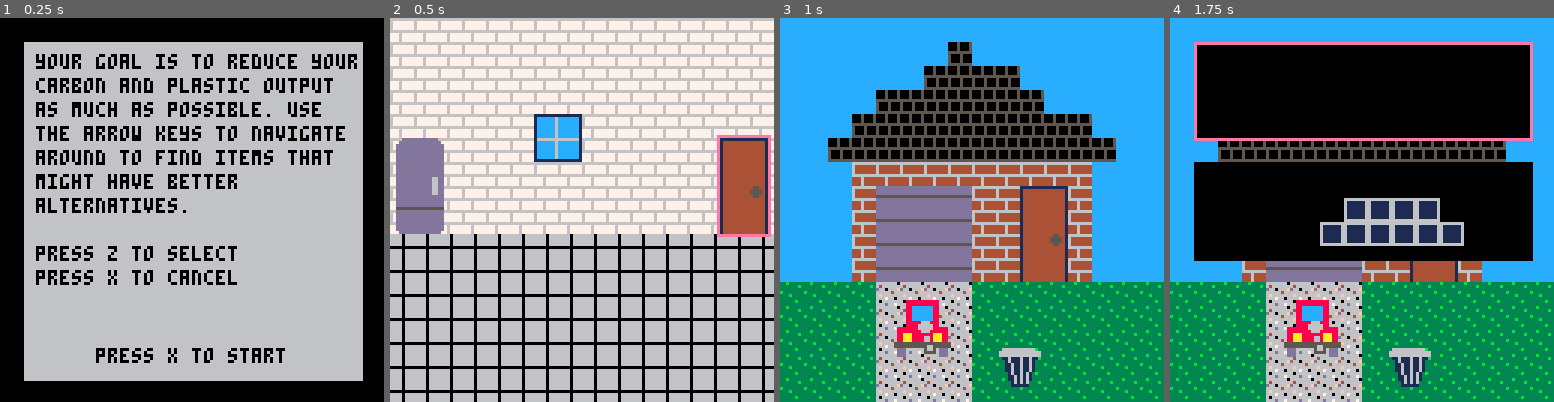
Above: before the commit, frames 1-4 (left to right).
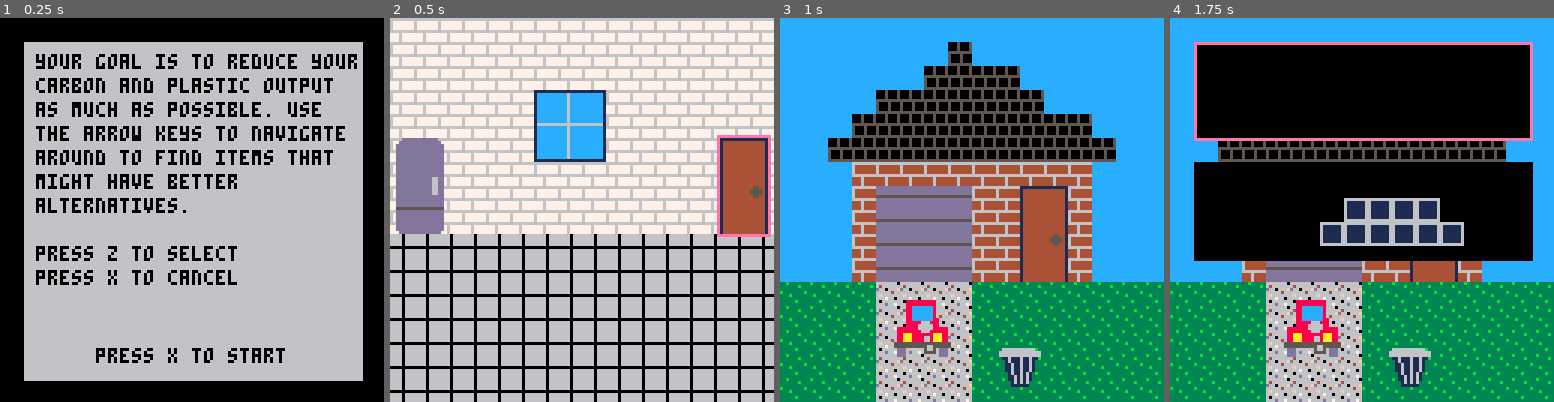
Above: after the commit, the same moments.

Repository: EmilyRagan/senior-project
Game: PICO-8 cartridge carts/home.p8
Same seed, same stepped clock (60 frames per second), same inputs: the game is played once before the commit and once after it.
Inputs:
- Up to frame 1 (0.25 s): no input
- Up to frame 2 (0.5 s): tap X (X key) at 0.33 s
- Up to frame 3 (1 s): tap O (Z key) at 0.7 s
- Up to frame 4 (1.75 s): tap X (X key) at 1.07 s; hold Right from 1.6 s (still down); tap O (Z key) at 1.7 s

Frame 1 is identical in both runs. In frame 2, 2.4% of the frame differs, in the area x 37-57%, y 18-38%; in frame 3, less than 0.1%; in frame 4, less than 0.1%.

Commit message:
make window bigger

Diff:
--- a/carts/home.p8
+++ b/carts/home.p8
@@ -575,9 +575,9 @@
 020202020202020202020202020202020f0f0f0f0f0f0f0f0f0f0f0f0f0f0f0f404040404040404040404040404040404040404040404040404040404040404040404040404040404040404040404040404040404040404040404040404040404040404040404040400000000000000000000000000000000000000000000000
 020202020202020302020202020202020f0f0f0f0f0f0f0f0f0f0f0f0f0f0f0f404040404040404040404040404040404040404040404040404040404040404040404040404040404040404040404040404040404040404040404040404040404040404040404040400000000000000000000000000000000000000000000000
 020202020202030303030202020202020f0f0f0f0f0f0f0f0f0f0f0f0f0f0f0f404040404040404040404040404040404040404040404040404040404040404040404040404040404040404040404040404040404040404040404040404040404040404040404040400000000000000000000000000000000000000000000000
-020202020303030303030302020202020f0f0f0f0f0f0f0f0f0f0f0f0f0f0f0f404040404040404040404040404040404040404040404040404040404040404040404040404040404040404040404040404040404040404040404040404040404040404040404040400000000000000000000000000000000000000000000000
-020202030303030303030303030202020f0f0f0f0f0f27280f0f0f0f0f0f0f0f404040404040404040404040404040404040404040404040404040404040404040404040404040404040404040404040404040404040404040404040404040404040404040404040400000000000000000000000000000000000000000000000
-020203030303030303030303030302020f0f0f0f0f0f37380f0f0f0f0f0f0f0f404040404040404040404040404040404040404040404040404040404040404040404040404040404040404040404040404040404040404040404040404040404040404040404040400000000000000000000000000000000000000000000000
+020202020303030303030302020202020f0f0f0f0f0f1b1c1d0f0f0f0f0f0f0f404040404040404040404040404040404040404040404040404040404040404040404040404040404040404040404040404040404040404040404040404040404040404040404040400000000000000000000000000000000000000000000000
+020202030303030303030303030202020f0f0f0f0f0f2b2c2d0f0f0f0f0f0f0f404040404040404040404040404040404040404040404040404040404040404040404040404040404040404040404040404040404040404040404040404040404040404040404040400000000000000000000000000000000000000000000000
+020203030303030303030303030302020f0f0f0f0f0f3b3c3d0f0f0f0f0f0f0f404040404040404040404040404040404040404040404040404040404040404040404040404040404040404040404040404040404040404040404040404040404040404040404040400000000000000000000000000000000000000000000000
 020202040404040404040404040202020f0f0f0f0f0f0f0f0f0f0f0f0f0f0f0f404040404040404040404040404040404040404040404040404040404040404040404040404040404040404040404040404040404040404040404040404040404040404040404040400000000000000000000000000000000000000000000000
 020202040505050504040404040202020f0f0f0f0f0f0f0f0f0f0f0f0f0f0f0f404040404040404040404040404040404040404040404040404040404040404040404040404040404040404040404040404040404040404040404040404040404040404040404040400000000000000000000000000000000000000000000000
 020202040505050504040404040202020f0f0f0f0f0f0f0f0f0f0f0f0f0f0f0f404040404040404040404040404040404040404040404040404040404040404040404040404040404040404040404040404040404040404040404040404040404040404040404040400000000000000000000000000000000000000000000000
Not shown, changed: 24 lines of the sprite sheet (__gfx__) section of carts/home.p8
